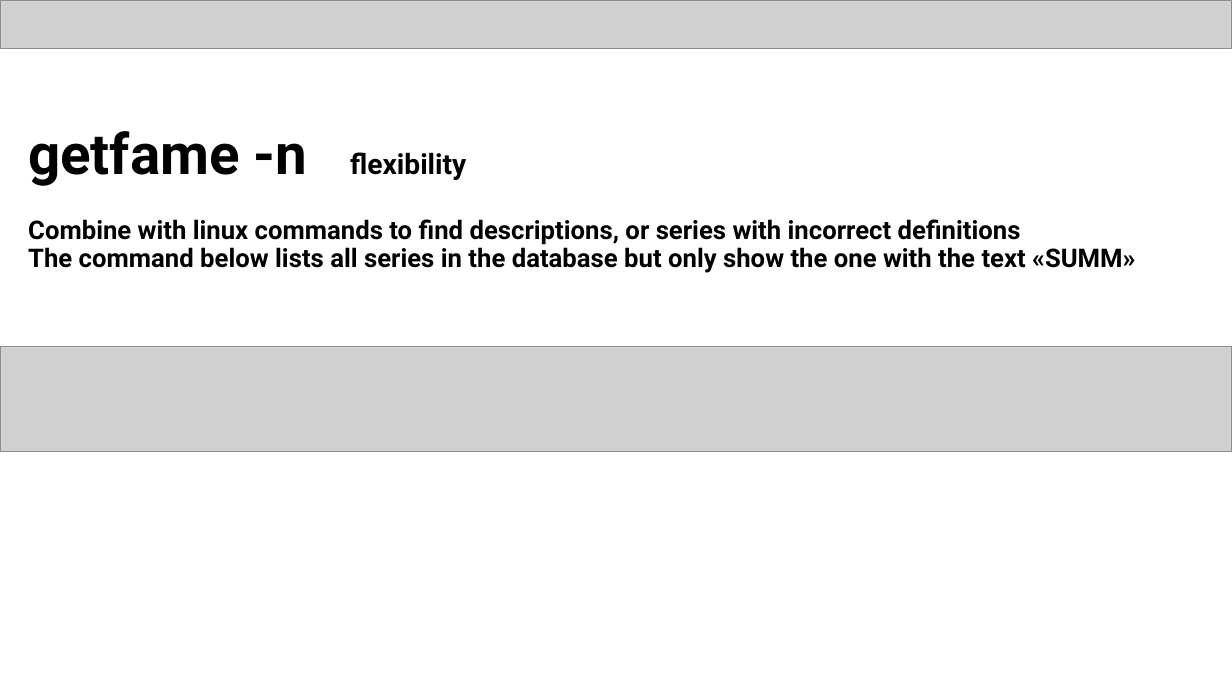
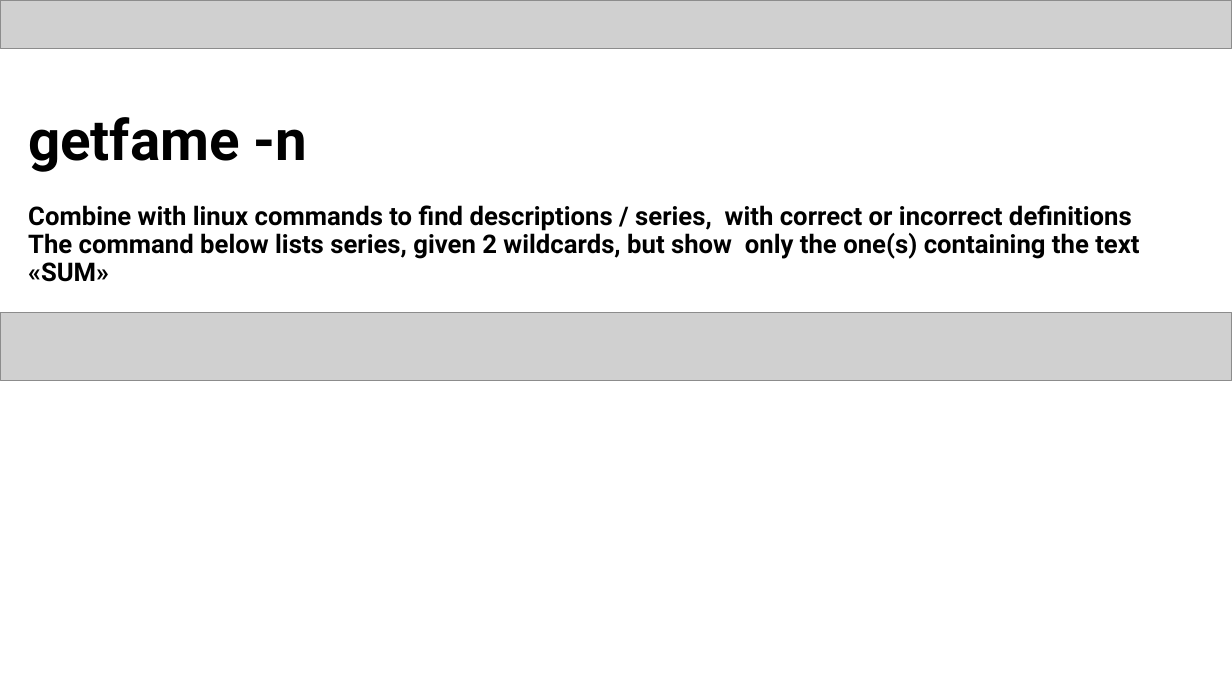
Before and after one commit to eriksoeb/getfame, a slide deck: slide 5 of getfame.pptx (slide 4 before the commit). Drawn at 1232x693 pixels with LibreOffice and Linux fonts; fonts in the diff are those of the drawing; grey boxes stand for pictures. Boxes give left, top, right and bottom in pixels: in the first picture for what was removed or moved away, otherwise in the second. Text is boxed around its words. In the diff, an @@ line names an element or a change of style, - is before the commit and + after.

```diff
--- a/getfame.pptx
+++ b/getfame.pptx
@@ title at bbox=[28, 117, 1139, 282]: text changed @@
-getfame -n flexibility
-Combine with linux commands to find descriptions, or series with incorrect definitions
-The command below lists all series in the database but only show the one with the text «SUMM»
+getfame -n
+Combine with linux commands to find descriptions / series, with correct or incorrect definitions
+The command below lists series, given 2 wildcards, but show only the one(s) containing the text «SUM»
@@ picture added at bbox=[0, 312, 1232, 381] @@
@@ picture removed at bbox=[0, 347, 1232, 452] @@
```
Also in this commit, not shown: 12 other slides changed, 2 slides added, 3 slides removed, 1 other file.
